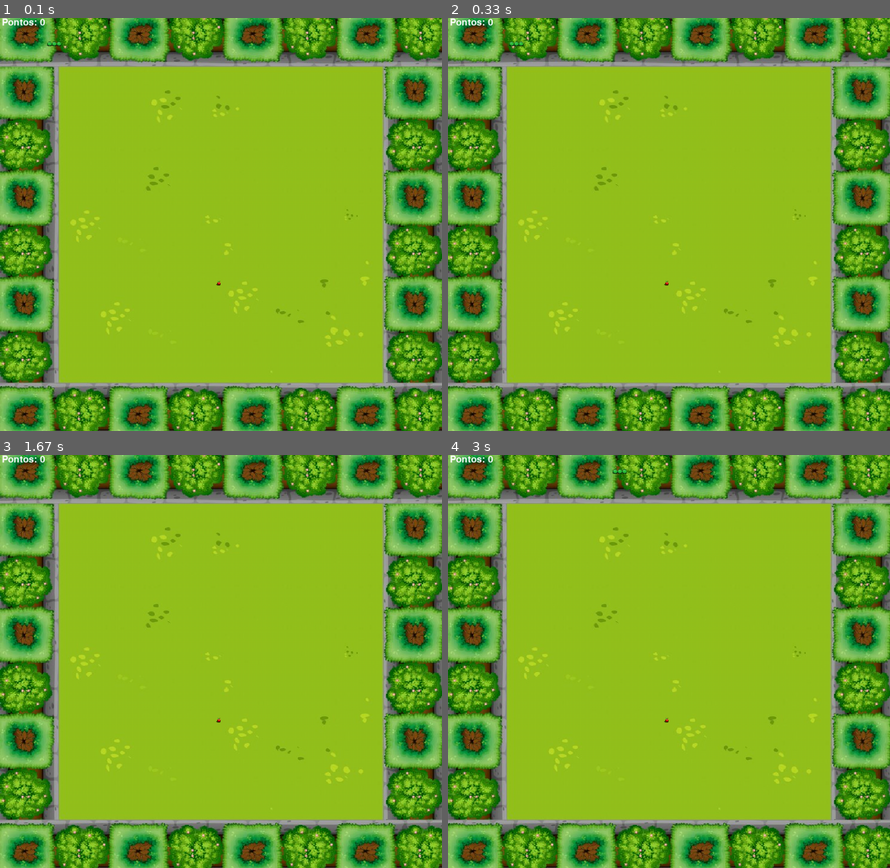
Above: before the commit, frames 1-4 (two rows, left to right).
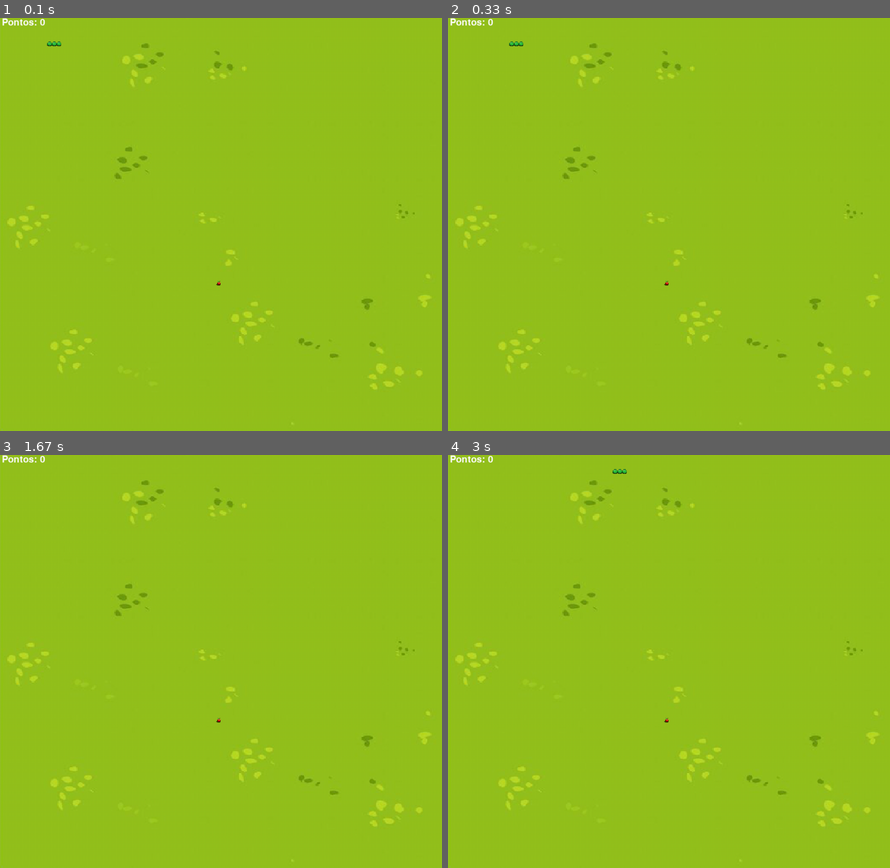
Above: after the commit, the same moments.

Repository: Lucaasshq/Snake-pygame
Game: pygame game, started from snake-jogo/snake/versao2-.py
Same seed, same stepped clock (60 frames per second), same inputs: the game is played once before the commit and once after it.
Inputs:
- Up to frame 1 (0.1 s): no input
- Up to frame 2 (0.33 s): no input
- Up to frame 3 (1.67 s): hold Right 0.33-0.8 s; hold Up 0.83-1.3 s; hold Right from 1.33 s (still down)
- Up to frame 4 (3 s): release Right at 1.8 s; hold Down 2.4-2.7 s; hold Left from 2.73 s (still down)

The runs differ from the first frame. In frame 1, 44% of the frame differs, in the area x 0-100%, y 0-100%; in frame 2, 44%; in frame 3, 44%; in frame 4, 44%.

Commit message:
add fundo verde

Diff:
--- a/snake-jogo/snake/versao2-.py
+++ b/snake-jogo/snake/versao2-.py
@@ -45,7 +45,7 @@
     return imagem_corpo
 
 def carregar_imagem_de_fundo():
-    imagem_fundo = pygame.image.load("snake-jogo/snake/fundo.jpg")
+    imagem_fundo = pygame.image.load("snake-jogo/snake/fundo-verde.png")
     imagem_fundo = pygame.transform.scale(imagem_fundo, (largura,altura))
     return imagem_fundo
 
Binary file added: snake-jogo/snake/fundo-verde.png
